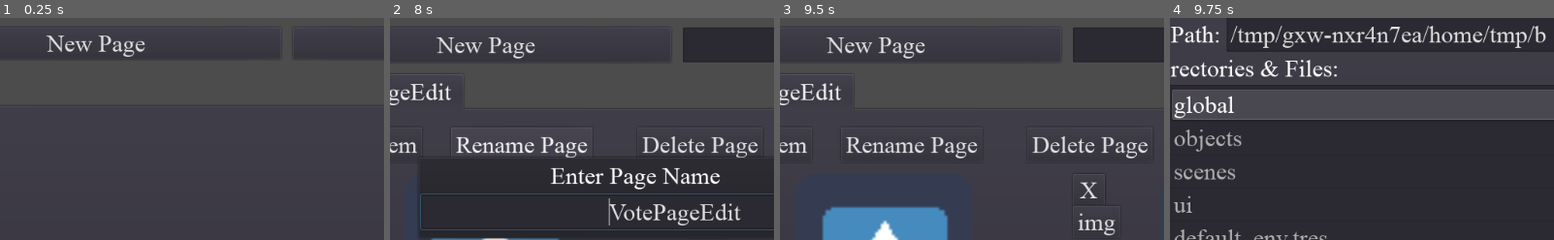
Above: before the commit, frames 1-4 (left to right).
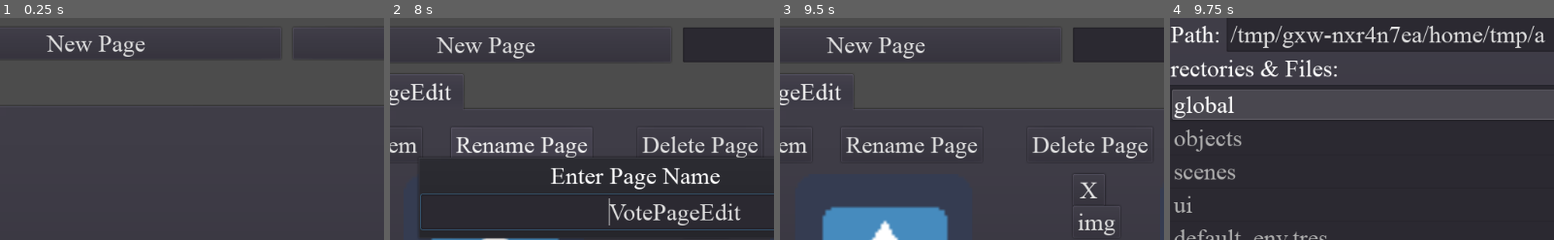
Above: after the commit, the same moments.

Repository: muckas/live-voter-client
Game: Godot game, scene res://scenes/VoteEditor.tscn
Same seed, same stepped clock (60 frames per second), same inputs: the game is played once before the commit and once after it. This scene is started directly instead of the project's main scene. The engine's default icon, where the game draws it, is replaced by a stand-in: a white triangle on a blue panel in a dark square.
Inputs (mouse positions are % of the whole screen's width and height, from its top left):
- Up to frame 1 (0.25 s): no input
- Up to frame 2 (8 s): click "New Page" at 0.5 s; click (50, 54) at 1.27 s; type "Alex" at 1.35 s; click "New Page" at 2 s; click "Vote Name" at 2.75 s; click (75, 15) at 3.52 s; type "Alex" at 3.6 s; click "New Page" at 4.25 s; click "Submit" at 5 s; click "New Item" at 5.75 s; click "New Item" at 6.5 s; click "Rename Page" at 7.25 s
- Up to frame 3 (9.5 s): click "Vote Item Name" at 8 s; click (26, 91) at 8.77 s; type "Alex" at 8.85 s
- Up to frame 4 (9.75 s): click "img" at 9.5 s
The pictures show only the part of the screen within x 13-63%, y 9-59%; the shares and areas given below are measured in that part.

Frames 1-3 are identical in both runs. In frame 4, 0.1% of the frame differs, in the area x 94-98%, y 3-12%.
Error before the commit: Invalid set index 'sdasvisible' (on base: 'Button') with value of type 'bool'. (res://scenes/VoteEditor.gd:92)
Error after the commit: Invalid set index 'sdasvisible' (on base: 'Button') with value of type 'bool'. (res://scenes/VoteEditor.gd:93)

Commit message:
Loading vote images

Diff:
--- a/global/autoload/Global.gd
+++ b/global/autoload/Global.gd
@@ -5,6 +5,7 @@
 var server_url:String = "http://localhost"
 var server_port:int = 8080
 var server_ok:bool = false
+var editor_vote_id:String = ""
 
 var file_dialog_path:String
 
--- a/objects/VoteItemEdit.gd
+++ b/objects/VoteItemEdit.gd
@@ -22,6 +22,13 @@
 func set_item_name(name:String):
 	name_edit.text = name
 	_on_NameEdit_text_entered(name)
+
+func set_item_image(page_index:int, item_index:int) -> void:
+	var endpoint:String = "/image/" + Global.editor_vote_id + "/" + String(page_index) + "_" + String(item_index)
+	var http:HTTPRequest = HTTPRequest.new()
+	self.add_child(http)
+	http.connect("request_completed", self, "_on_image_request_completed")
+	http.request(Global.server_url + ":" + String(Global.server_port) + endpoint)
 
 func upload_image(vote_id:String, page_index:int, item_index:int) -> bool:
 	var img:Image = texture_rect.texture.get_data()
@@ -58,3 +65,12 @@
 	img.load(path)
 	tex.create_from_image(img)
 	texture_rect.texture = tex
+
+func _on_image_request_completed(_result:int, _response_code:int, _headers:PoolStringArray, body:PoolByteArray) -> void:
+	var image:Image = Image.new()
+	var image_error:int = image.load_png_from_buffer(body)
+	if image_error != OK:
+		return
+	var texture:ImageTexture = ImageTexture.new()
+	texture.create_from_image(image)
+	texture_rect.texture = texture
--- a/objects/VotePageEdit.gd
+++ b/objects/VotePageEdit.gd
@@ -30,10 +30,11 @@
 	columns_spinbox.value = columns
 	_on_ColumnsSpinBox_value_changed(columns)
 
-func add_vote_item(name:String) -> void:
+func add_vote_item(name:String, page_index:int, item_index:int) -> void:
 	var vote_item_instance = vote_item_scene.instance()
 	grid.add_child(vote_item_instance)
 	vote_item_instance.set_item_name(name)
+	vote_item_instance.set_item_image(page_index, item_index)
 
 func upload_images(vote_id:String, page_index:int) -> bool:
 	for item_index in range(grid.get_child_count()):
--- a/scenes/VoteEditor.gd
+++ b/scenes/VoteEditor.gd
@@ -38,7 +38,6 @@
 			return false
 	return true
 
-
 func _create_vote_from_data(vote_data:Dictionary) -> void:
 	vote_name_edit.text = vote_data["vote_name"]
 	vote_name_button.text = vote_data["vote_name"]
@@ -51,7 +50,9 @@
 		vote_page_instance.set_page_columns(vote_page["page_columns"])
 		for item_index in range(len(vote_page["page_items"])):
 			vote_page_instance.add_vote_item(
-				vote_page["page_items"][String(item_index)]["item_name"]
+				vote_page["page_items"][String(item_index)]["item_name"],
+				page_index,
+				item_index
 				)
 
 func _clean_vote_editor() -> void:
@@ -141,6 +142,7 @@
 func _on_LoadVoteIdEdit_text_entered(_new_text:String) -> void:
 	load_vote_popup.visible = false
 	var vote_id:String = load_vote_id_edit.text
+	Global.editor_vote_id = vote_id
 	var endpoint:String = "/vote-data/" + vote_id
 	var request_url:String = Global.server_url + ":" + String(Global.server_port) + endpoint
 	var http:HTTPRequest = HTTPRequest.new()
